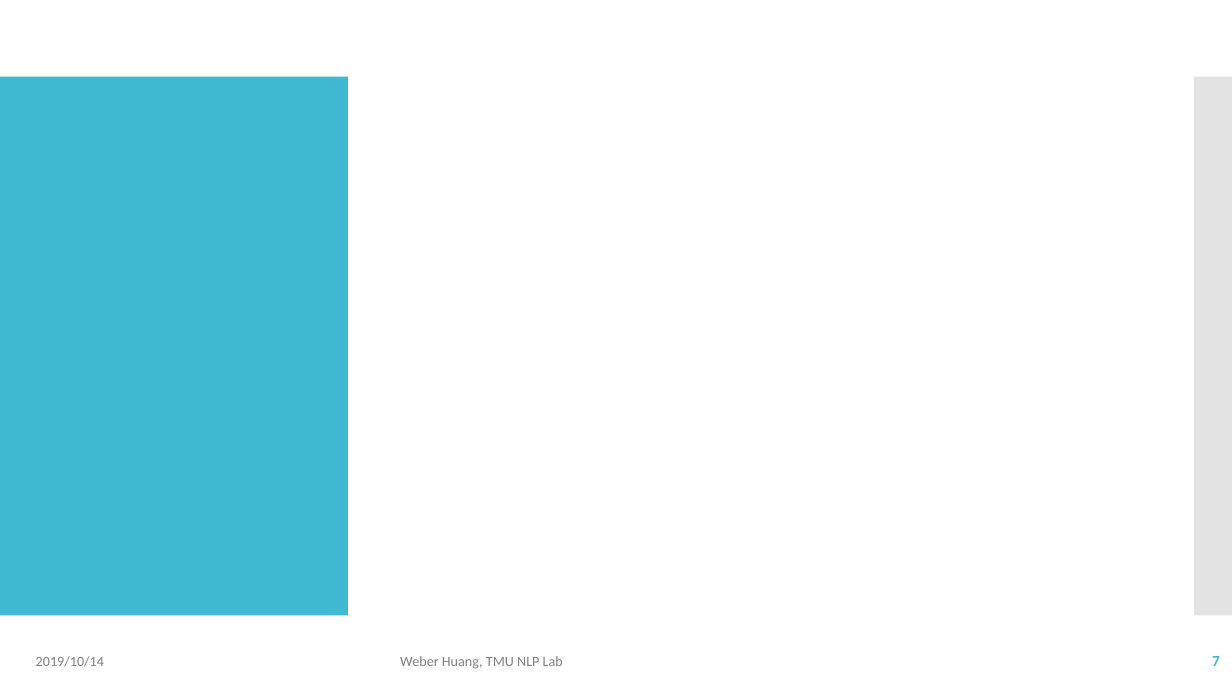
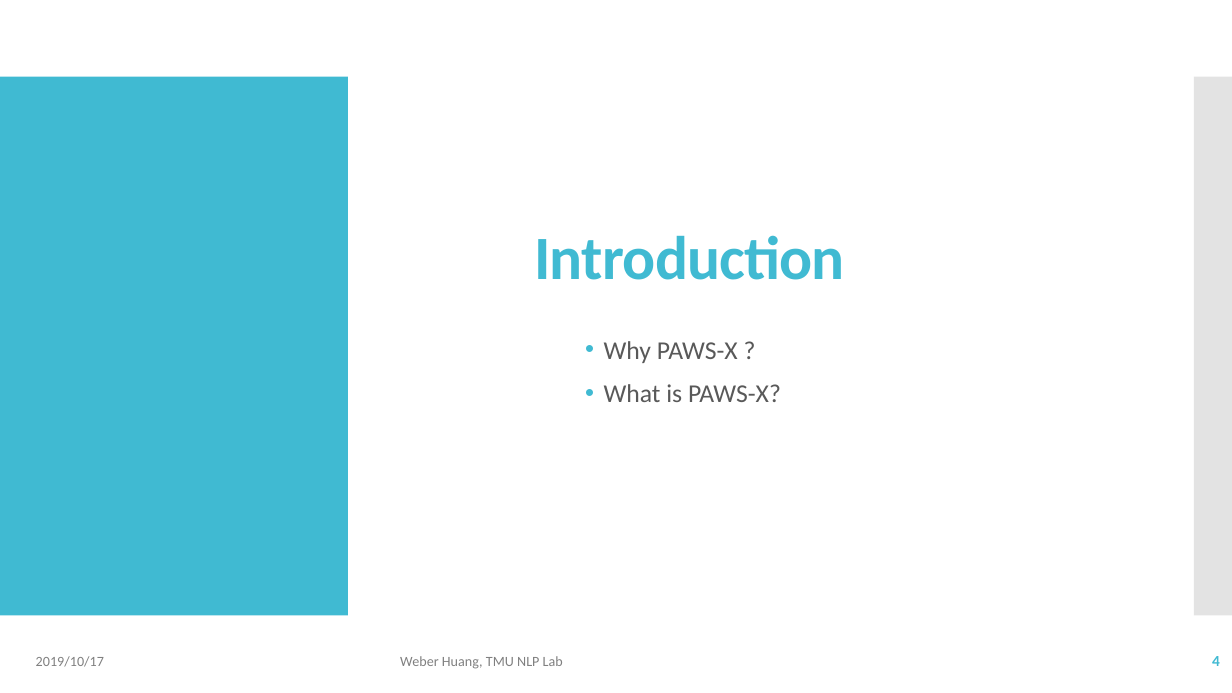
Before and after one commit to Weber12321/TMU-GIDS, a slide deck: slide 4 of Lab/Paper survey I.pptx (slide 7 before the commit). Drawn at 1232x693 pixels with LibreOffice and Linux fonts; fonts in the diff are those of the drawing. Boxes give left, top, right and bottom in pixels: in the first picture for what was removed or moved away, otherwise in the second. Text is boxed around its words. In the diff, an @@ line names an element or a change of style, - is before the commit and + after.

```diff
--- a/Lab/Paper survey I.pptx
+++ b/Lab/Paper survey I.pptx
@@ title added at (534, 235, 845, 280), 48 pt, text #40BAD2, bold @@
+Introduction
@@ text added at (604, 341, 781, 402), 20 pt, text #595959 @@
+• Why PAWS-X ?
+• What is PAWS-X?
@@ text at (36, 656, 104, 667): text changed @@
-2019/10/14
+2019/10/17
@@ page number at (1212, 656, 1220, 666): text changed @@
-7
+4
```
Also in this commit, not shown: 10 other slides changed, 9 slides added, 1 slide removed, 6 other files.
